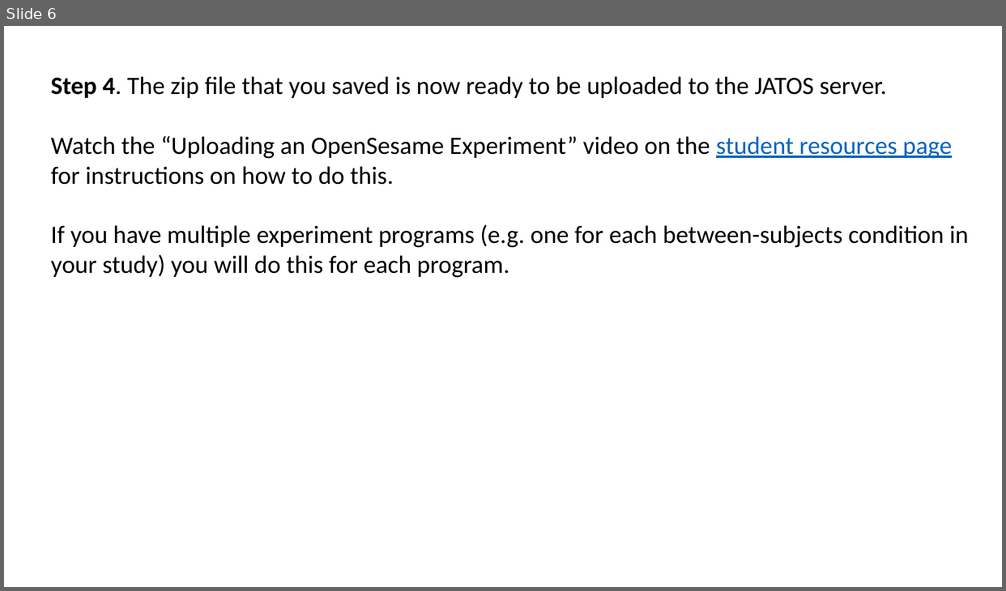
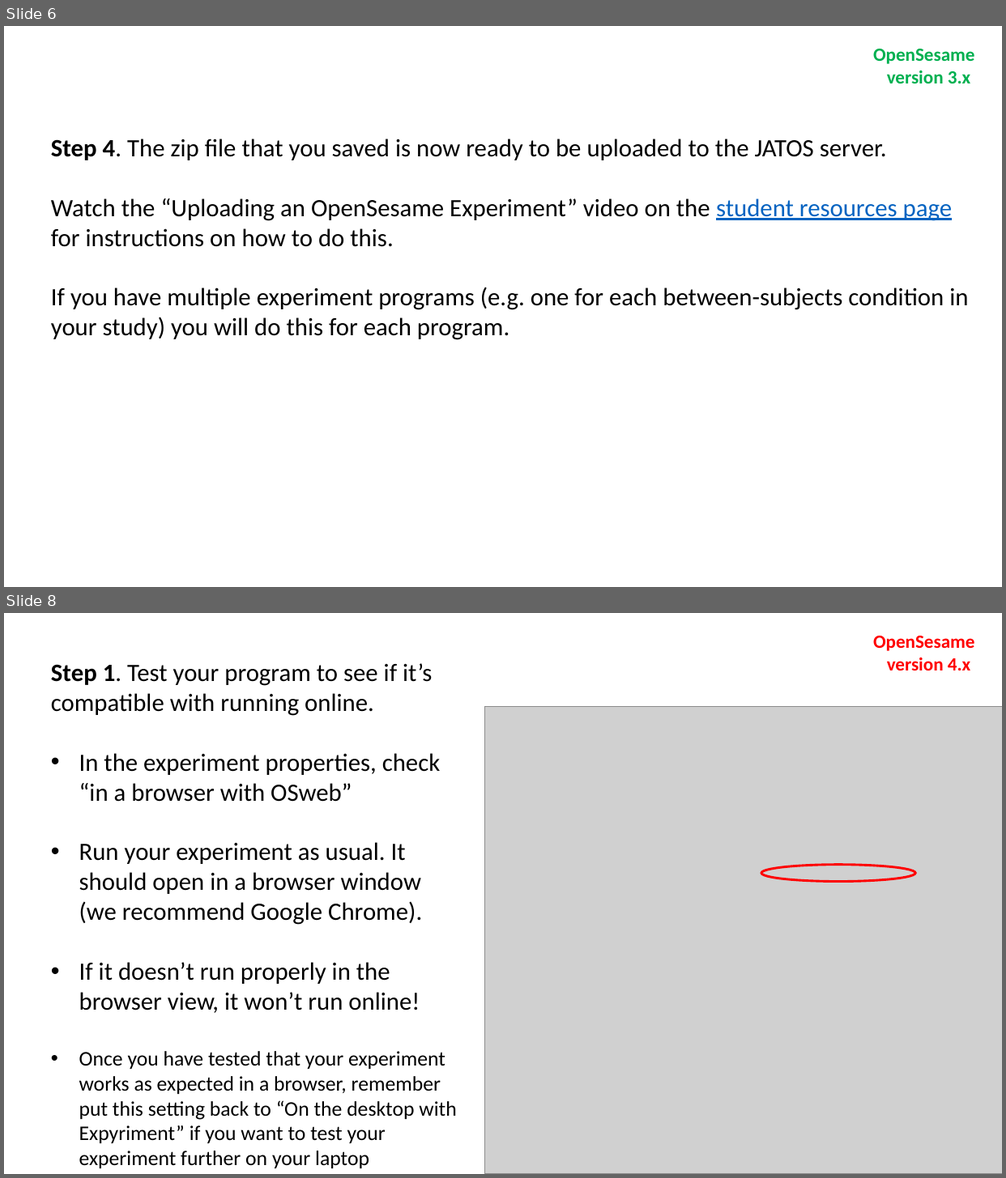
Before and after one commit to ajwills72/rmip, a slide deck: docs/prepare_your_online_study.pptx. Shown one above the other, each under a label of ours: slide 6 before the commit, slides 6 and 8 after it; the slides between them are not shown. The pictures are 1006x591 and 1006x1178 pixels, drawn with LibreOffice and Linux fonts; fonts in the diff are those of the drawing; grey boxes stand for pictures. Boxes give left, top, right and bottom in pixels: in the first picture for what was removed or moved away, otherwise in the second. Text is boxed around its words. In the diff, an @@ line names an element or a change of style, - is before the commit and + after.

Commit message:
updated prepare_your_online_study.pptx with instructions for OpenSesame v4

```diff
--- a/docs/prepare_your_online_study.pptx
+++ b/docs/prepare_your_online_study.pptx
@@ slide 8 added at (4, 613, 1002, 1174), background #FFFFFF @@
@@ text added at (873, 636, 974, 671), 18 pt, text #FF0000, bold @@
+OpenSesame
+version 4.x
@@ text added at (51, 663, 456, 1169), 24 pt, text #000000 @@
+Step 1. Test your program to see if it’s compatible with running online.
+• In the experiment properties, check “in a browser with OSweb”
+• Run your experiment as usual. It should open in a browser window (we recommend Google Chrome).
+• If it doesn’t run properly in the browser view, it won’t run online!
+• Once you have tested that your experiment works as expected in a browser, remember put this setting back to “On the desktop with Expyriment” if you want to test your experiment further on your laptop
@@ picture added at (484, 707, 1002, 1174) @@
@@ ellipse added at (761, 865, 916, 882), outline #FF0000 2.25 pt @@
@@ slide 6 changed as well @@
@@ text added at (873, 49, 974, 84), 18 pt, text #00B050, bold @@
+OpenSesame
+version 3.x
@@ text "Step 4. The zip file ...": place and size @@
-text "Step 4. The zip file ..." at (51, 76, 968, 278)
+text "Step 4. The zip file ..." at (51, 139, 968, 340)
```
Also in this commit, not shown: 5 other slides changed, 5 other slides added.
